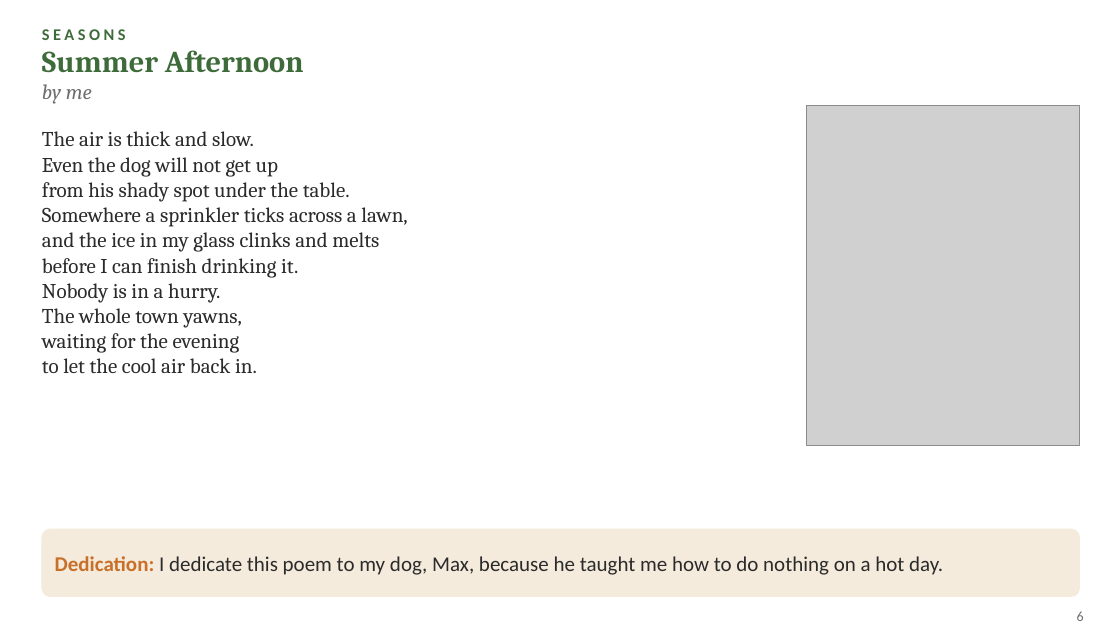
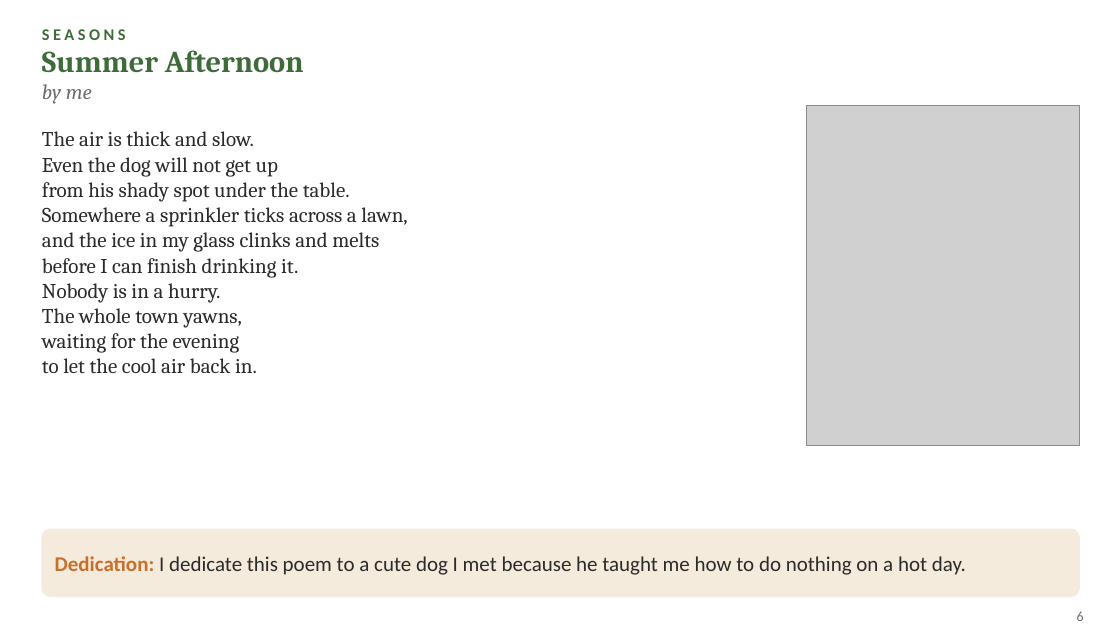
Before and after one commit to tsrnoob/placeholder-, a slide deck: slide 6 of Poetry_Anthology.pptx. Drawn at 1120x630 pixels with LibreOffice and Linux fonts; fonts in the diff are those of the drawing; grey boxes stand for pictures. Boxes give left, top, right and bottom in pixels: in the first picture for what was removed or moved away, otherwise in the second. Text is boxed around its words. In the diff, an @@ line names an element or a change of style, - is before the commit and + after.

```diff
--- a/Poetry_Anthology.pptx
+++ b/Poetry_Anthology.pptx
@@ text at box(55, 556, 966, 575): text changed @@
-Dedication: I dedicate this poem to my dog, Max, because he taught me how to do nothing on a hot day.
+Dedication: I dedicate this poem to a cute dog I met because he taught me how to do nothing on a hot day.
```
Also in this commit, not shown: 1 other slide changed.
